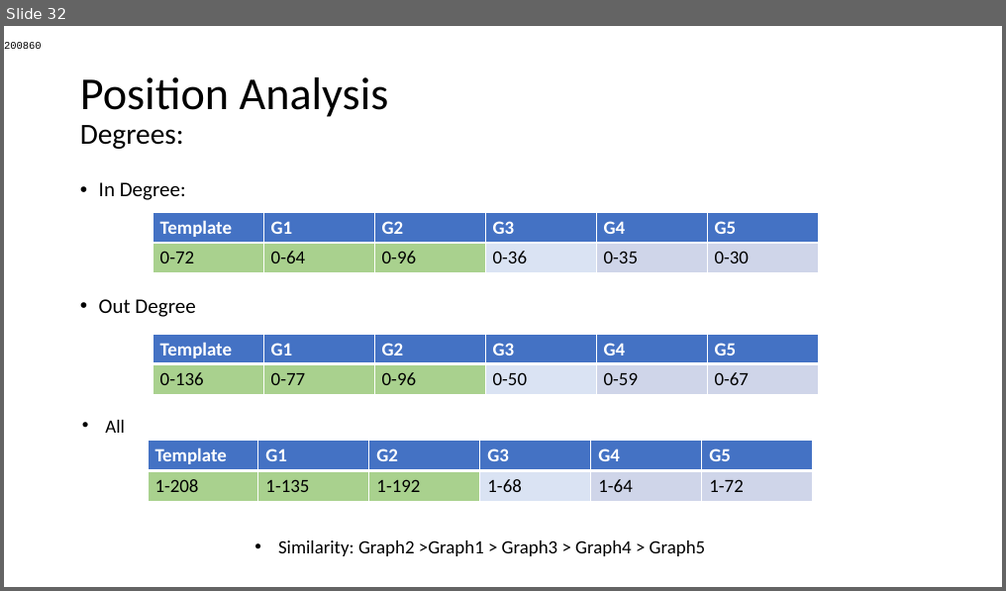
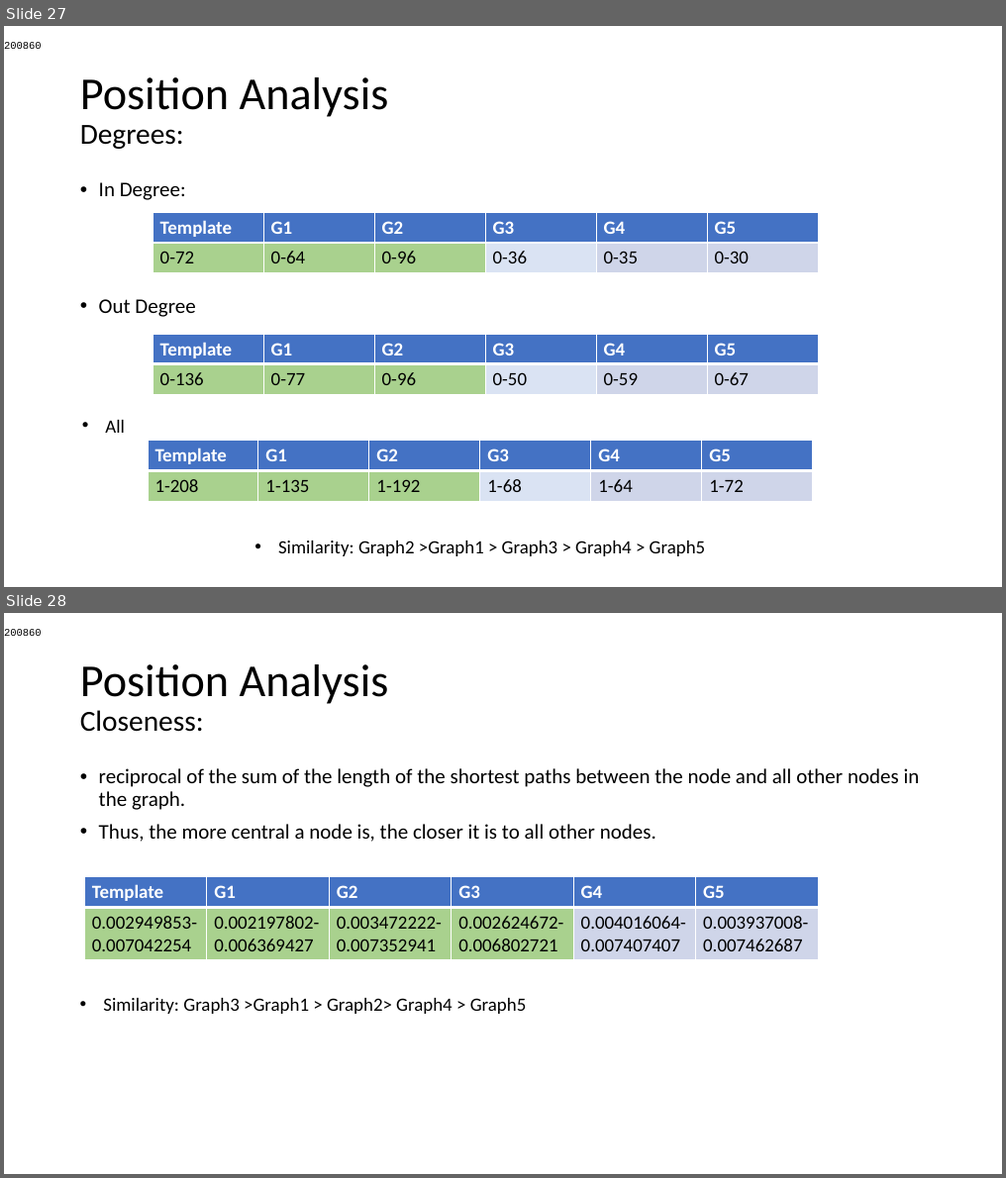
Before and after one commit to AtrayeeNeog/Visualization_2019-20, a slide deck: Documentation/Presentation/Project_Presentation_v2.pptx. Shown one above the other, each under a label of ours: slide 32 before the commit, slides 27 and 28 after it. The pictures are 1006x591 and 1006x1178 pixels, drawn with LibreOffice and Linux fonts; fonts in the diff are those of the drawing. Boxes give left, top, right and bottom in pixels: in the first picture for what was removed or moved away, otherwise in the second. Text is boxed around its words. In the diff, an @@ line names an element or a change of style, - is before the commit and + after.

```diff
--- a/Documentation/Presentation/Project_Presentation_v2.pptx
+++ b/Documentation/Presentation/Project_Presentation_v2.pptx
@@ slide 28 added at [4,613,1002,1174], background #FFFFFF @@
@@ text added at [4,629,42,636], 10 pt, text #000000 @@
+200860
@@ title added at [80,664,389,732], 44 pt, text #000000 @@
+Position Analysis
+Closeness:
@@ text added at [99,768,920,842], 20 pt, text #000000 @@
+• reciprocal of the sum of the length of the shortest paths between the node and all other nodes in the graph.
+• Thus, the more central a node is, the closer it is to all other nodes.
@@ table added at [85,877,817,960], 2 rows, 6 columns @@
+Template | G1 | G2 | G3 | G4 | G5
+0.002949853-0.007042254 | 0.002197802-0.006369427 | 0.003472222-0.007352941 | 0.002624672-0.006802721 | 0.004016064-0.007407407 | 0.003937008-0.007462687
@@ text added at [103,998,527,1014], 18 pt, text #000000 @@
+• Similarity: Graph3 >Graph1 > Graph2> Graph4 > Graph5
@@ what was slide 32 is now slide 27 @@
```
Also in this commit, not shown: 5 other slides added, 5 slides removed.
